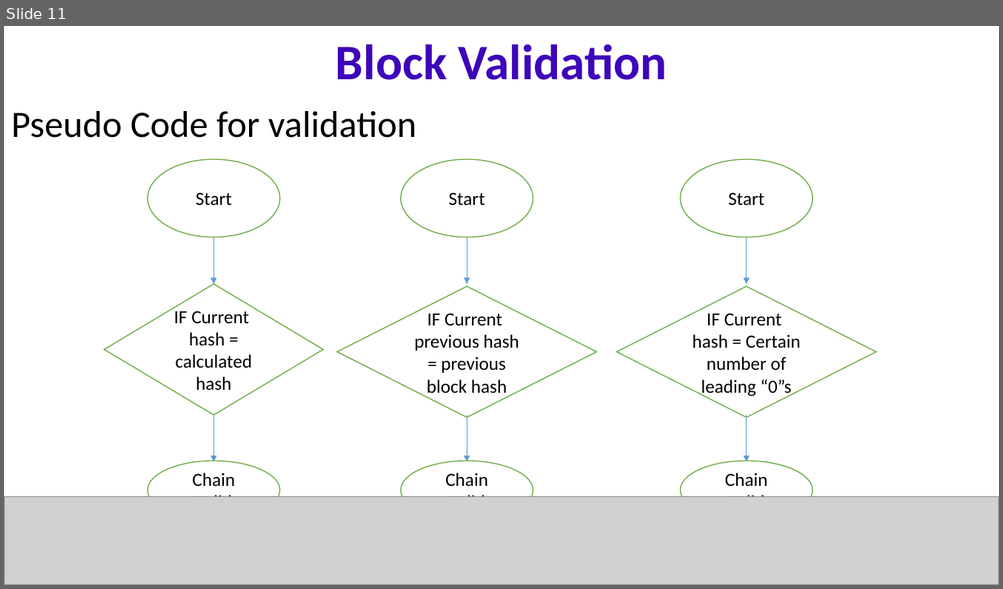
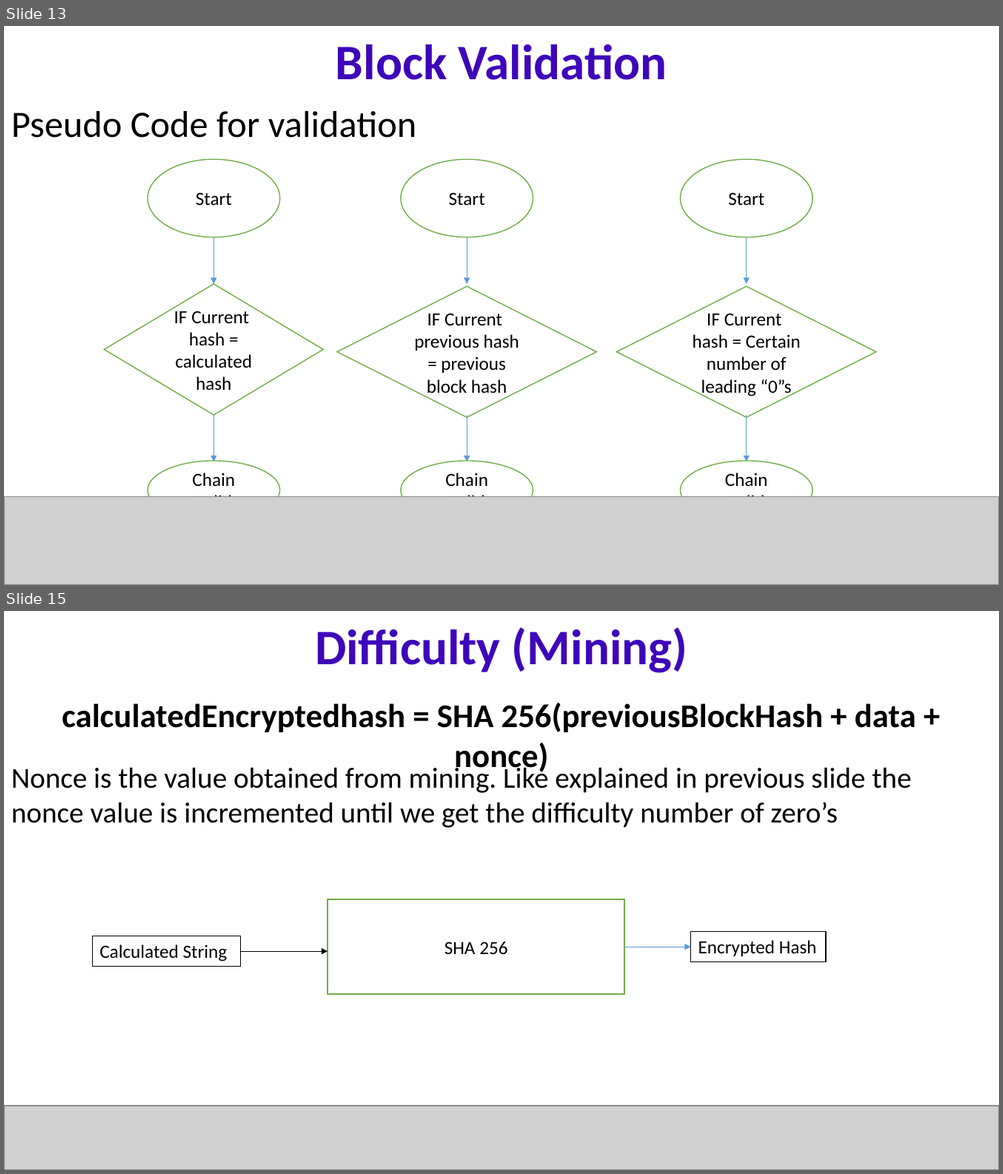
Before and after one commit to naveentiragati/bcs, a slide deck: EXCRED.pptx. Shown one above the other, each under a label of ours: slide 11 before the commit, slides 13 and 15 after it; the slides between them are not shown. The pictures are 1003x589 and 1003x1174 pixels, drawn with LibreOffice and Linux fonts; fonts in the diff are those of the drawing; grey boxes stand for pictures. Boxes give left, top, right and bottom in pixels: in the first picture for what was removed or moved away, otherwise in the second. Text is boxed around its words. In the diff, an @@ line names an element or a change of style, - is before the commit and + after.

```diff
--- a/EXCRED.pptx
+++ b/EXCRED.pptx
@@ slide 15 added at bbox=[4, 611, 999, 1170], background #FFFFFF @@
@@ text added at bbox=[315, 627, 687, 673], 48 pt, text #3E06BA, bold @@
+Difficulty (Mining)
@@ text added at bbox=[62, 703, 916, 776], 32 pt, text #000000, bold @@
+calculatedEncryptedhash = SHA 256(previousBlockHash + data + nonce)
@@ text added at bbox=[11, 763, 911, 828], 28 pt, text #000000 @@
+Nonce is the value obtained from mining. Like explained in previous slide the nonce value is incremented until we get the difficulty number of zero’s
@@ rectangle added at bbox=[328, 900, 625, 994], fill #FFFFFF, outline #70AD47 1 pt, 18 pt, text #000000 @@
+SHA 256
@@ rectangle added at bbox=[93, 937, 242, 966], fill #FFFFFF, outline #000000 1 pt, 18 pt, text #000000 @@
+Calculated String
@@ rectangle added at bbox=[691, 932, 825, 962], fill #FFFFFF, outline #000000 1 pt, 18 pt, text #000000 @@
+Encrypted Hash
@@ arrow added from (241, 951) to (328, 951), #000000 0.5 pt @@
@@ arrow added from (625, 948) to (691, 948), #5B9BD5 0.5 pt @@
@@ picture added at bbox=[4, 1106, 999, 1170] @@
@@ what was slide 11 is now slide 13 @@
```
Also in this commit, not shown: 5 slides changed, 4 other slides added, 2 slides removed, 1 other file.
